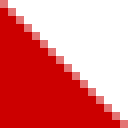
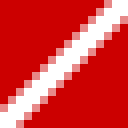
Layers edited between the first and the second 128 x 128 image:
added layer "Rectangle 1 copy 3" above "Rectangle 1 copy 2" over [0, 0, 112, 112]
added layer "Rectangle 1 copy 2" above "Rectangle 1 copy" over [16, 16, 128, 128]
hid "Rectangle 1 copy" over [0, 0, 128, 128]
